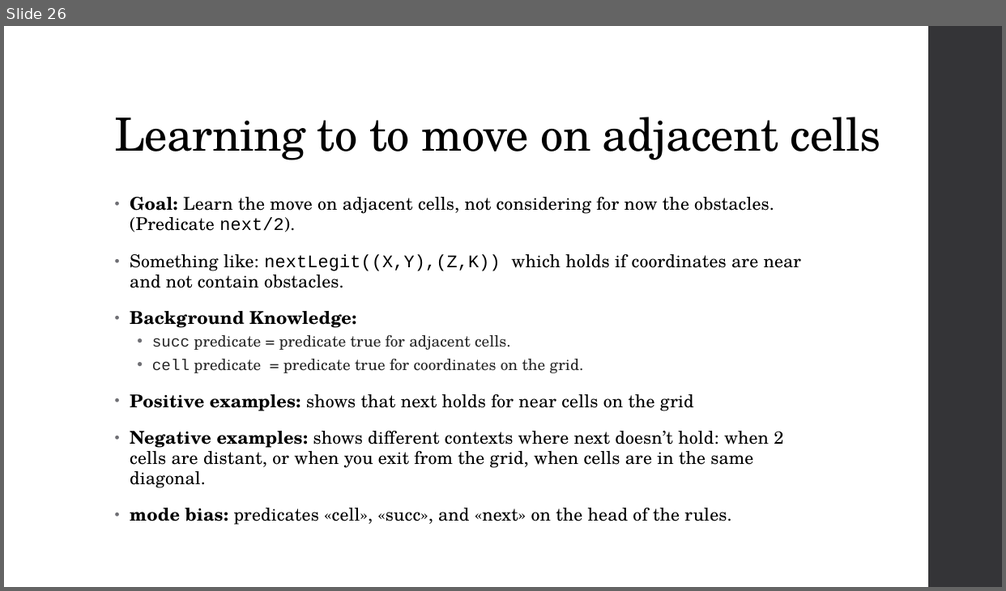
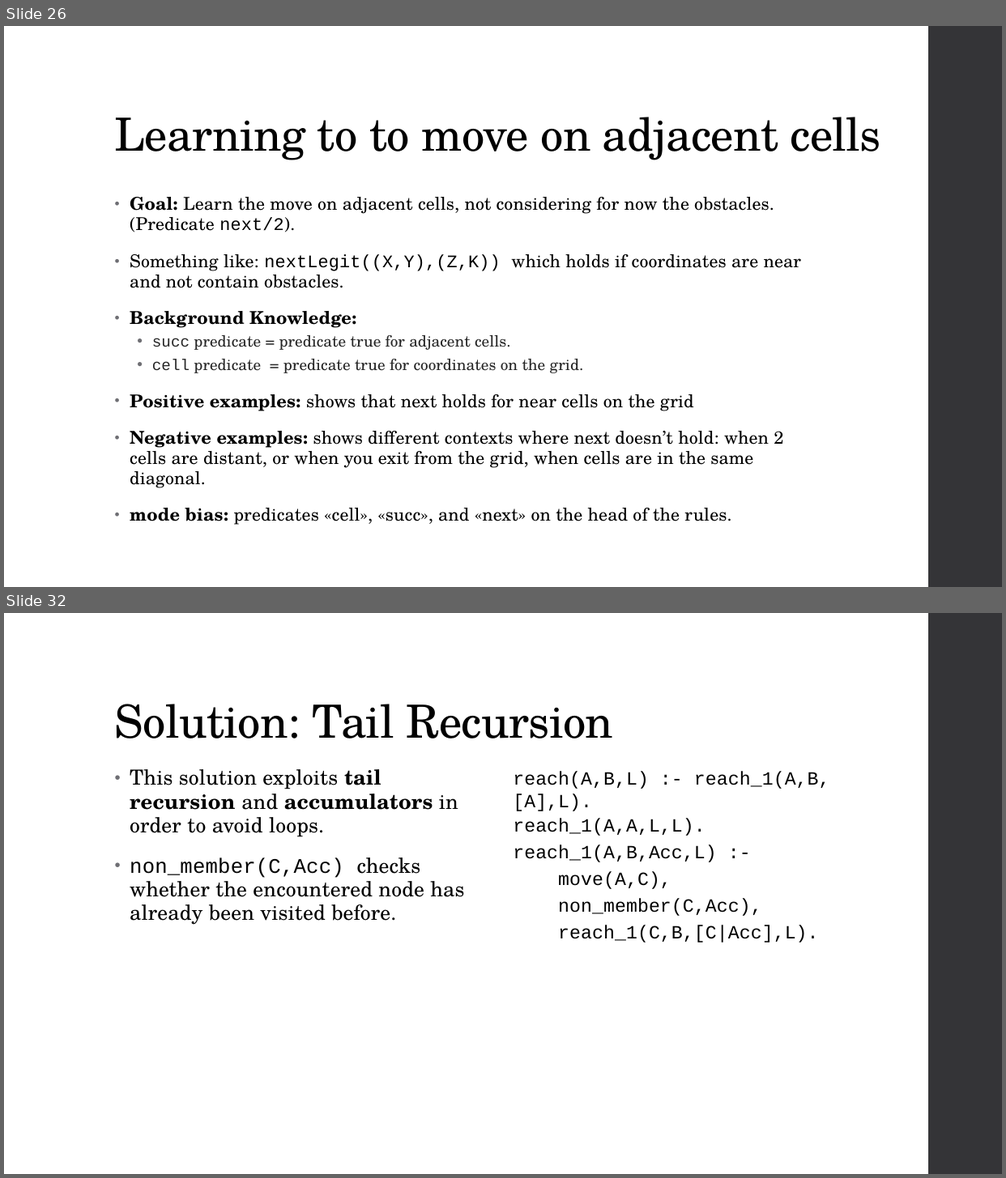
Before and after one commit to Alex-Dell1/ATAI_Maze_Project, a slide deck: ATAI_Presentation.pptx. Shown one above the other, each under a label of ours: slide 26 before the commit, slides 26 and 32 after it; the slides between them are not shown. The pictures are 1006x591 and 1006x1178 pixels, drawn with LibreOffice and Linux fonts; fonts in the diff are those of the drawing; background and template pictures are left out. Boxes give left, top, right and bottom in pixels: in the first picture for what was removed or moved away, otherwise in the second. Text is boxed around its words. In the diff, an @@ line names an element or a change of style, - is before the commit and + after.

```diff
--- a/ATAI_Presentation.pptx
+++ b/ATAI_Presentation.pptx
@@ slide 32 added at bbox=[4, 613, 1002, 1174], background picture (left out); not listed: 1 template element that a slide beside it also shows @@
@@ title added at bbox=[115, 704, 613, 739], 44 pt, text #000000 @@
+Solution: Tail Recursion
@@ text added at bbox=[130, 769, 464, 925], 20 pt, text #000000 @@
+• This solution exploits tail recursion and accumulators in order to avoid loops.
+• non_member(C,Acc) checks whether the encountered node has already been visited before.
@@ text added at bbox=[513, 771, 830, 943], 18 pt, text #000000 @@
+reach(A,B,L) :- reach_1(A,B,[A],L).
+reach_1(A,A,L,L).
+reach_1(A,B,Acc,L) :-
+move(A,C),
+non_member(C,Acc),
+reach_1(C,B,[C|Acc],L).
```
Also in this commit, not shown: 2 slides changed, 4 other slides added, 1 other file.
